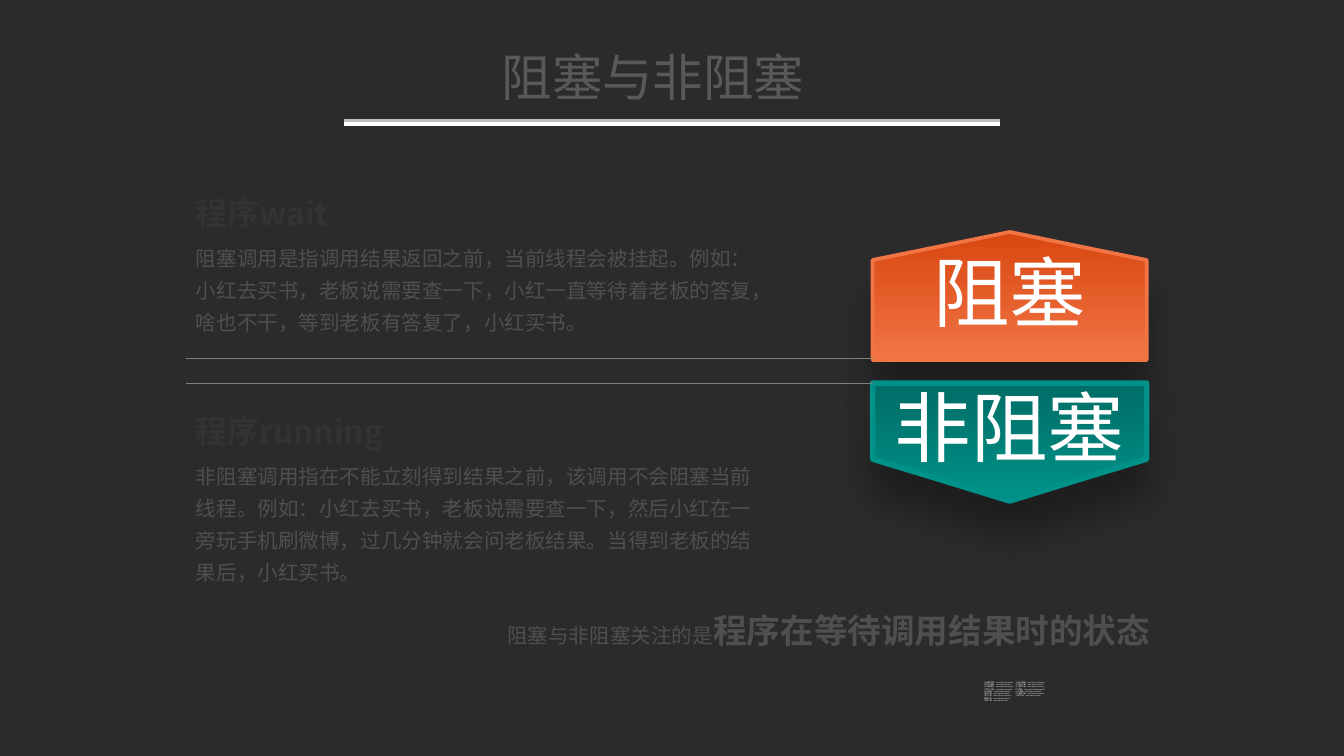
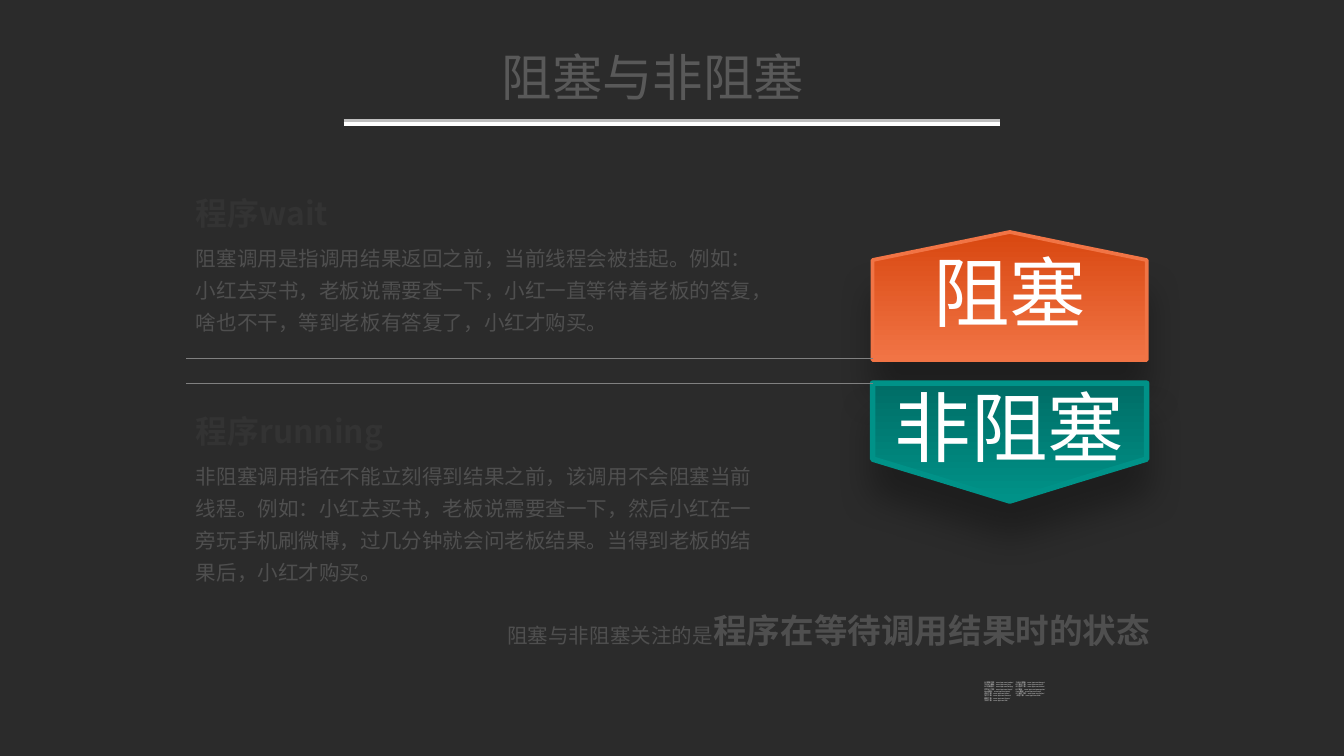
Before and after one commit to YeomanM/netty-demo, a slide deck: slide 11 of doc/IO模型基础及Netty入门.pptx. Drawn at 1344x756 pixels with LibreOffice and Linux fonts; fonts in the diff are those of the drawing; background and template pictures are left out; a plain dark background stands for a picture behind light text. Boxes give left, top, right and bottom in pixels: in the first picture for what was removed or moved away, otherwise in the second. Text is boxed around its words. In the diff, an @@ line names an element or a change of style, - is before the commit and + after.

```diff
--- a/doc/IO模型基础及Netty入门.pptx
+++ b/doc/IO模型基础及Netty入门.pptx
@@ text at (196, 243, 772, 337): text changed @@
-阻塞调用是指调用结果返回之前，当前线程会被挂起。例如：小红去买书，老板说需要查一下，小红一直等待着老板的答复，啥也不干，等到老板有答复了，小红买书。
+阻塞调用是指调用结果返回之前，当前线程会被挂起。例如：小红去买书，老板说需要查一下，小红一直等待着老板的答复，啥也不干，等到老板有答复了，小红才购买。
@@ text at (196, 461, 752, 587): text changed @@
-非阻塞调用指在不能立刻得到结果之前，该调用不会阻塞当前线程。例如：小红去买书，老板说需要查一下，然后小红在一旁玩手机刷微博，过几分钟就会问老板结果。当得到老板的结果后，小红买书。
+非阻塞调用指在不能立刻得到结果之前，该调用不会阻塞当前线程。例如：小红去买书，老板说需要查一下，然后小红在一旁玩手机刷微博，过几分钟就会问老板结果。当得到老板的结果后，小红才购买。
```
Also in this commit, not shown: 17 other slides changed, 17 other files.
